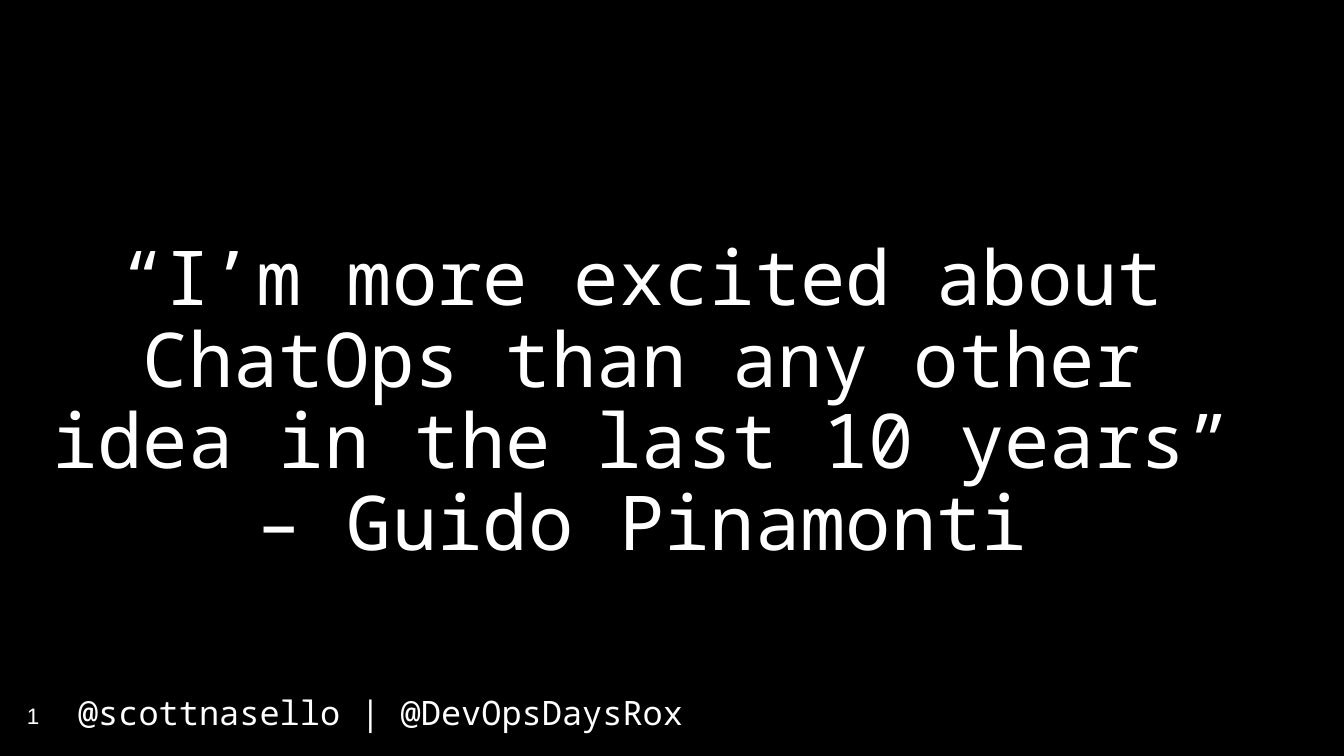
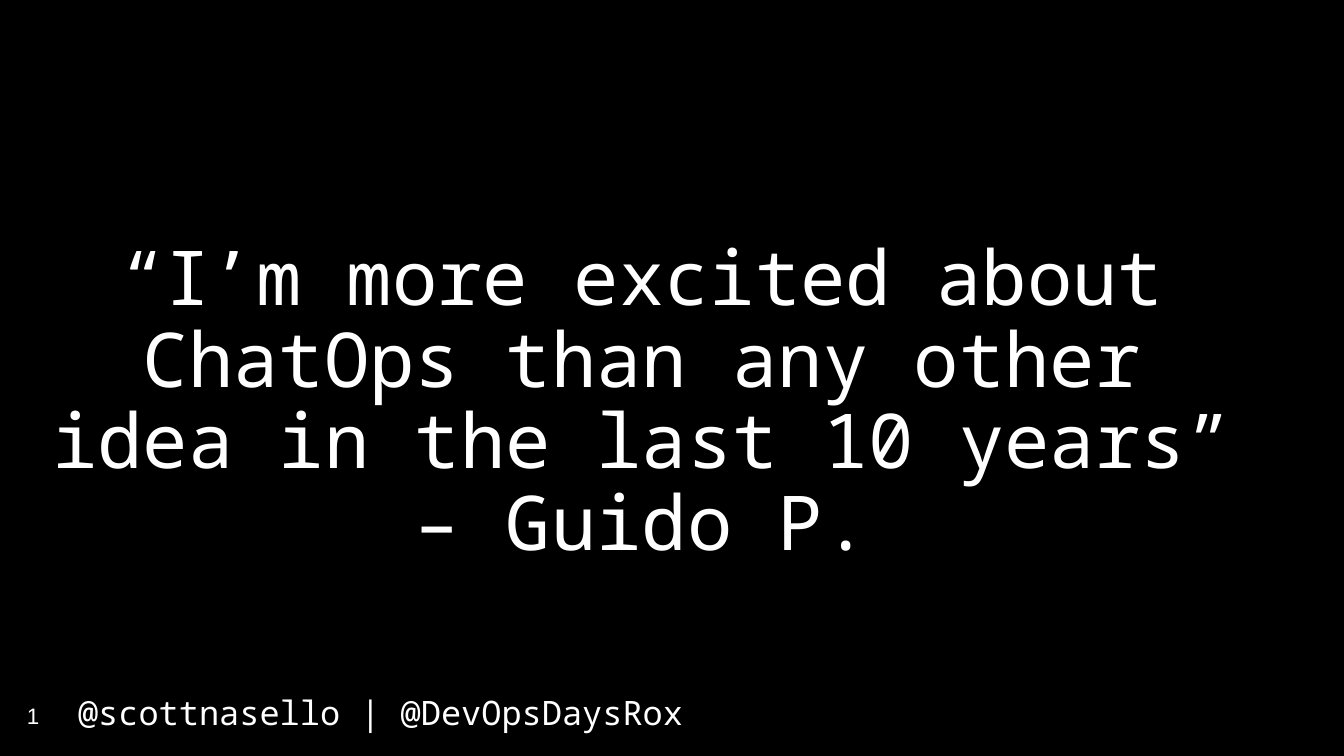
Before and after one commit to scottnasello/talks, a slide deck: slide 1 of 2017-04-10 Denver DevOpsDays/DevOpsDays Denver.pptx. Drawn at 1344x756 pixels with LibreOffice and Linux fonts; fonts in the diff are those of the drawing. Boxes give left, top, right and bottom in pixels: in the first picture for what was removed or moved away, otherwise in the second. Text is boxed around its words. In the diff, an @@ line names an element or a change of style, - is before the commit and + after.

```diff
--- a/2017-04-10 Denver DevOpsDays/DevOpsDays Denver.pptx
+++ b/2017-04-10 Denver DevOpsDays/DevOpsDays Denver.pptx
@@ title at <box>52,247,1231,551</box>: text changed @@
-“I’m more excited about ChatOps than any other idea in the last 10 years” – Guido Pinamonti
+“I’m more excited about ChatOps than any other idea in the last 10 years” – Guido P.
```
Also in this commit, not shown: 5 slides added, 5 slides removed.
